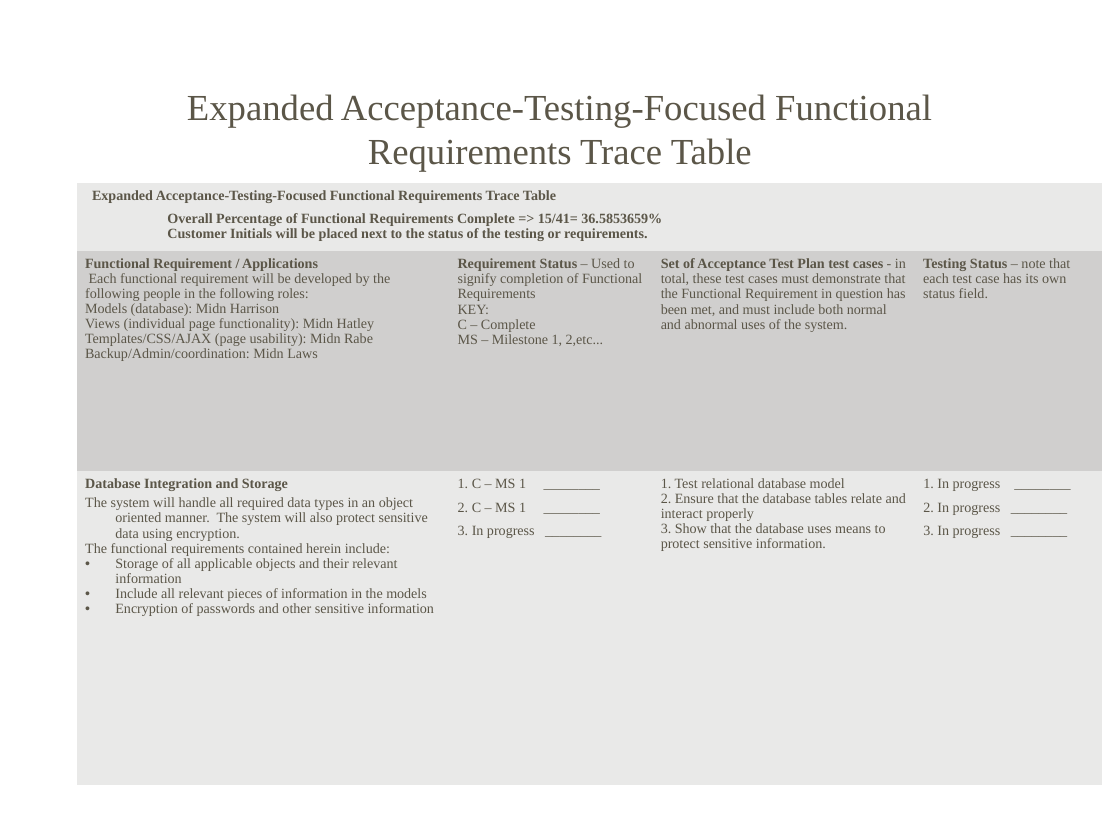
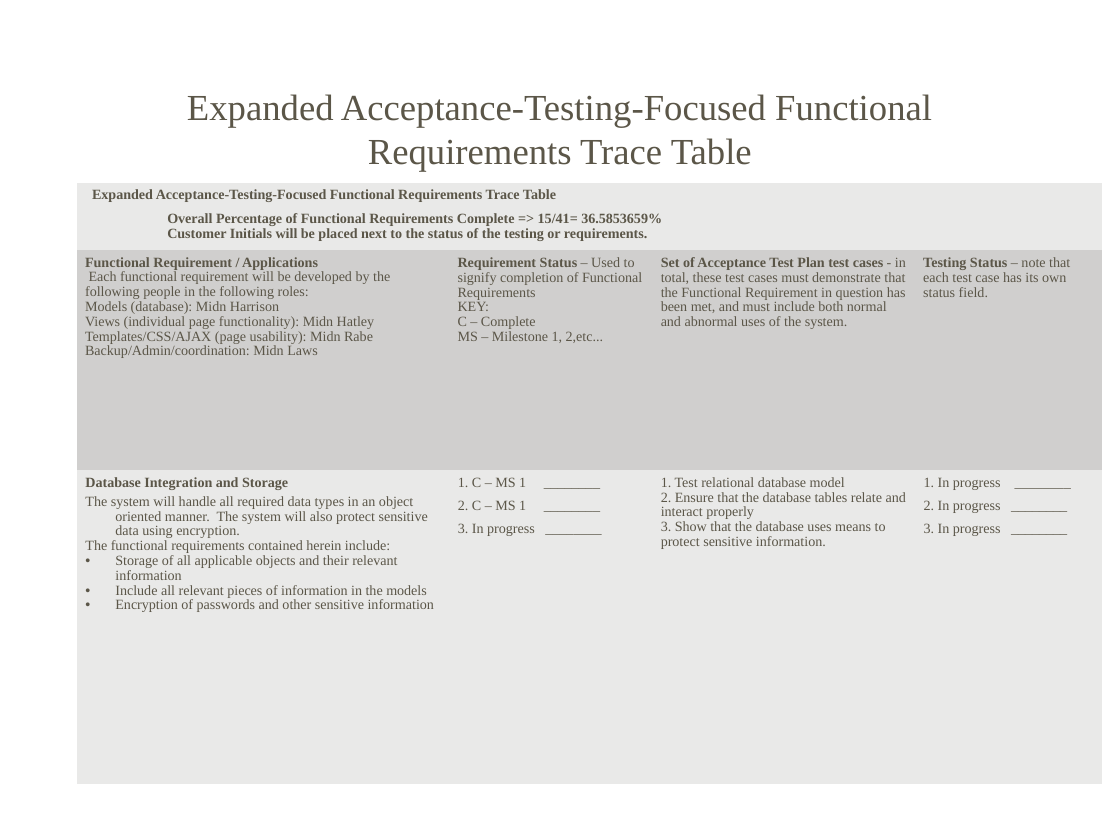
Before and after one commit to Letractively/company-management-system, a slide deck: slide 3 of src/Docs/Milestone03.ppt. Drawn at 1120x840 pixels with LibreOffice and Linux fonts; fonts in the diff are those of the drawing; background and template pictures are left out. Boxes give left, top, right and bottom in pixels: in the first picture for what was removed or moved away, otherwise in the second. Text is boxed around its words. In the diff, an @@ line names an element or a change of style, - is before the commit and + after.

```diff
--- a/src/Docs/Milestone03.ppt
+++ b/src/Docs/Milestone03.ppt
@@ table at (x1=77, y1=183, x2=1102, y2=776) @@
@@ line spacing 0.98 to 0.96 @@
@@ line spacing 0.97 to 0.95 @@
@@ indent changed @@
```
Also in this commit, not shown: 3 other slides changed, 1 other file.
